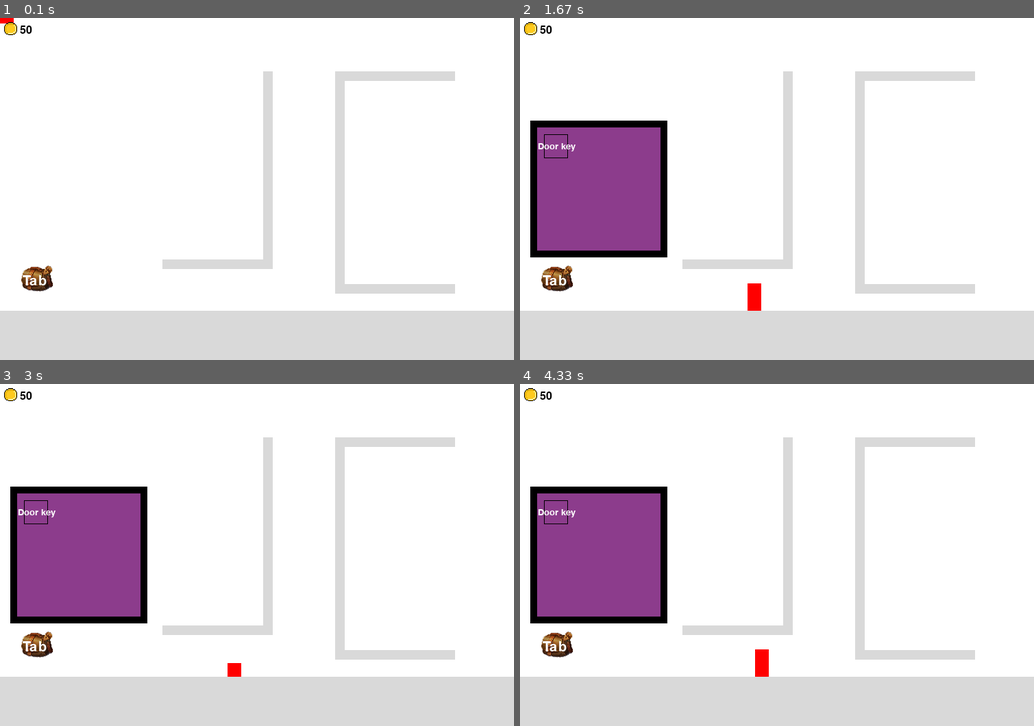
Above: before the commit, frames 1-4 (two rows, left to right).
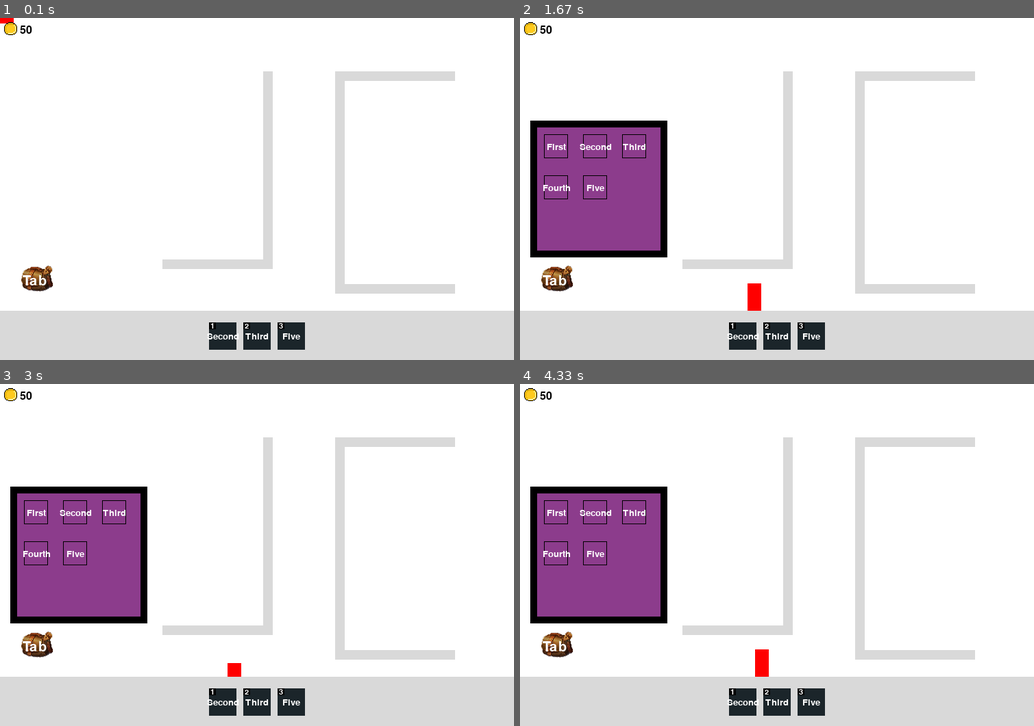
Above: after the commit, the same moments.

Repository: Somadevv/PygameThief
Game: pygame game, started from main.py
The game is run twice, just before and just after one commit, with the same random seed, the same clock (stepped at 60 frames per second) and the same inputs.
Inputs:
- Up to frame 1 (0.1 s): no input
- Up to frame 2 (1.67 s): hold 1 0.33-0.8 s; hold D 0.33-0.8 s; hold Tab 0.83-1.3 s; hold D 0.83-1.3 s; hold D from 1.33 s (still down)
- Up to frame 3 (3 s): release D at 1.8 s; hold D 1.83-2.3 s; hold A 2.33-2.87 s; hold S from 2.9 s (still down)
- Up to frame 4 (4.33 s): release S at 3.2 s; hold A 3.23-3.63 s; hold D 3.67-4.3 s

The runs differ from the first frame. In frame 1, 1.3% of the frame differs, in the area x 40-60%, y 89-97%; in frame 2, 1.7%, in the area x 3-60%, y 34-97%; in frame 3, 1.7%; in frame 4, 1.7%.

Commit message:
Codebase refactor

Diff:
--- a/main.py
+++ b/main.py
@@ -1,16 +1,15 @@
 import pygame
 from scripts.world import World
-from scripts.worldGenerator import WorldGenerator
+from scripts.world_generator import WorldGenerator
 from scripts.controller import Controller
 from scripts.player import Player
 from scripts.inventory import Inventory
-from scripts.shophandler import Shop, Button
-
+from scripts.shop_handler import Shop, Button
+from enum import Enum, auto
+from scripts.load_file import load_file
 # Initialise pygame
 pygame.init()
 
-
-# Draw Screen
 SCREEN_WIDTH, SCREEN_HEIGHT = 750, 500
 CANVAS = pygame.Surface((SCREEN_WIDTH, SCREEN_HEIGHT))
 GAME_WINDOW = pygame.display.set_mode((SCREEN_WIDTH, SCREEN_HEIGHT))
@@ -30,14 +29,14 @@
 # Assign Variables to Imports
 generateWorld = WorldGenerator()
 worldGeneration = World
-playerInventory = Inventory()
+playerInventory = Inventory(GAME_WINDOW)
 playerControls = Controller()
 # Get Player Inventory on load
-shopHandler = Shop()
-shopHandlerButton = Button()
+shopHandler = Shop(GAME_WINDOW)
+shopHandlerButton = Button(GAME_WINDOW)
 
 
-playerInventory.load()
+# playerInventory.load()
 shopHandlerButton.button_rects()
 
 
@@ -68,7 +67,8 @@
     playerInstance.draw(CANVAS)
 
     # Draw Player inventory bag
-    playerInventory.initialize(GAME_WINDOW)
-    shopHandler.initialize(GAME_WINDOW)
+
+    shopHandler.initialize()
+    playerInventory.initialize()
 
     pygame.display.update()
--- a/scripts/controller.py
+++ b/scripts/controller.py
@@ -1,6 +1,6 @@
 import pygame
 import sys
-from scripts.loadFile import load_file
+from scripts.load_file import load_file
 
 shopItems = load_file('data/items.json')
 
@@ -37,11 +37,9 @@
             if event.type == pygame.KEYUP:
                 # Inventory
                 if event.key == pygame.K_1:
-                    Inventory.add_item(1)
-                    Inventory.delete_item(2)
+                    print("1 pressed")
                 if event.key == pygame.K_TAB:
-                    print("opened")
-                    Inventory.toggleInventory = not Inventory.toggleInventory
+                    Inventory.toggle_inventory = not Inventory.toggle_inventory
                 if event.key == pygame.K_g:
                     ShopHandler.toggleOpen = not ShopHandler.toggleOpen
                 if event.key == pygame.K_a:
--- /dev/null
+++ b/scripts/inventory copy.py
@@ -0,0 +1,97 @@
+import pygame
+from scripts.draw_text import DrawText
+from scripts.load_file import load_file
+
+
+class Inventory:
+
+    def __init__(self):
+        self.INVENTORY = {}
+        self.toggleInventory = False
+        self.gameItems = load_file('data/items.json')
+
+    def load(self):
+        print("Loaded player inventory...")
+
+        self.containerX = 15
+        self.containerY = 150
+        #  PARENT container
+        self.container = pygame.Rect(
+            self.containerX, self.containerY, 200, 200)
+        #  CHILD container
+        self.innerContainer = pygame.Rect(
+            self.containerX + 10, self.containerY + 10, 180, 180)
+        #  CLOSE
+        self.closeContainer = pygame.Rect(
+            self.containerX, self.containerY, 0, 0)
+
+    def update(self, surface):
+        origin = pygame.Rect(
+            self.containerX, self.containerY + 20, 20, 20)
+        if self.INVENTORY:
+            for i, item in enumerate(self.INVENTORY):
+                # Grid column spacing
+                y_offset = 60
+                xPos = self.containerX + 20 + (i % 3) * 57
+                yPos = origin.y + y_offset * (i // 3)
+                width = 35
+                height = 35
+                textSize = 13
+                textColor = (255, 255, 255)
+
+                pygame.draw.rect(surface, (0, 0, 0), pygame.Rect(
+                    xPos, yPos, width, height), 1)
+                DrawText(surface, self.INVENTORY[item]["name"], textSize, textColor,
+                         xPos + width / 2, yPos + height / 2)
+
+    def open(self, surface):
+        pygame.draw.rect(surface, (0, 0, 0), self.container)
+        pygame.draw.rect(surface, (140, 60, 140), self.innerContainer)
+        self.update(surface)
+
+    def close(self, surface):
+        pygame.draw.rect(surface, (0, 0, 0), self.closeContainer)
+
+    def add_item(self, itemId):
+        itemId = str(itemId)
+        if itemId in self.gameItems:
+            if itemId not in self.INVENTORY:
+                self.INVENTORY[itemId] = {
+                    "name": self.gameItems[itemId]["name"], "price": self.gameItems[itemId]["price"]}
+                print("Added", self.INVENTORY)
+            else:
+                print("Item already in inventory")
+        else:
+            print("No item with that ID exists", itemId)
+
+    def delete_item(self, itemId):
+        itemId = str(itemId)
+
+        if itemId not in self.INVENTORY:
+            print("No item found with that ID")
+        else:
+            self.INVENTORY.pop(itemId)
+
+    def draw_bag_to_window(self, surface):
+        bagWidth = 65
+        bagHeight = 65
+        bagXpos = 20
+        bagYpos = 350
+        bagIcon = pygame.image.load(
+            "assets/Images/bag.png").convert_alpha()
+        textSize = 20
+        image = pygame.transform.scale(
+            bagIcon, (bagWidth, bagHeight))
+        surface.blit(image, (bagXpos, bagYpos))
+        DrawText(surface, "Tab", textSize, (255, 255, 255),
+                 50, 385)
+
+    def initialize(self, surface):
+        self.draw_bag_to_window(surface)
+        # print(self.toggleInventory)
+
+        if self.toggleInventory:
+            # print("changed", self.toggleInventory)
+            self.open(surface)
+        else:
+            self.close(surface)
--- a/scripts/inventory.py
+++ b/scripts/inventory.py
@@ -1,41 +1,91 @@
 import pygame
-from scripts.drawText import DrawText
-from scripts.loadFile import load_file
+from scripts.draw_text import DrawText
+from scripts.load_file import load_file
 
 
 class Inventory:
-    _instance = None
+    def __init__(self, screen):
+        self.inventory = [{"name": "First", "price": 10, "active": False}, {"name": "Second", "price": 10, "active": True}, {
+            "name": "Third", "price": 10, "active": True}, {"name": "Fourth", "price": 10, "active": False}, {"name": "Five", "price": 10, "active": True}]
+        self.hotbar_inventory = []
+        self.toggle_inventory = False
+        self.screen = screen
 
-    def __new__(cls, *args, **kwargs):
-        if cls._instance is None:
-            cls._instance = super().__new__(cls)
-        return cls._instance
+        # Find all active items in inventory & append to hotbar inventory
+        for i in self.inventory:
+            if i["active"] == True:
+                self.hotbar_inventory.append(i)
 
-    def __init__(self):
-        self.INVENTORY = {}
-        self.toggleInventory = False
-        self.gameItems = load_file('data/items.json')
+    def set_active_item():
+        pass
 
-    def load(self):
-        print("Loaded player inventory...")
+    def draw_hotbar(self):
+        # Container
+        containerColor = (0, 0, 0)
+        containerWidth = 150
+        containerHeight = 50
+        containerXpos = (self.screen.get_width() / 2) - (containerWidth / 2)
+        containerYpos = self.screen.get_height() - 60
+        # pygame.draw.rect(self.screen, containerColor, pygame.Rect(
+        #     containerXpos, containerYpos, containerWidth, containerHeight))
 
+        # Hotbar items
+        origin = pygame.Rect(
+            containerXpos, containerYpos + 20, 20, 20)
+        for i, item in enumerate(self.hotbar_inventory):
+            color = (27, 37, 42)
+            width = containerWidth / 3 - 10
+            height = containerHeight - 10
+            yPos = containerYpos + 5
+            xPos = containerXpos + 5 + (i % 3) * 50
+            textSize = 13
+            textColor = (255, 255, 255)
+
+            # Item container
+            pygame.draw.rect(self.screen, color, pygame.Rect(
+                xPos, yPos, width, height))
+            # Item hotkey container
+            pygame.draw.rect(self.screen, (0, 0, 0), pygame.Rect(
+                xPos, yPos, 10, 10))
+            # Item hotkey text
+            DrawText(self.screen, str(i + 1), 11, (255, 255, 255),
+                     xPos + 5, yPos + 5)
+            DrawText(self.screen, self.hotbar_inventory[i]["name"], textSize, textColor,
+                     xPos + width / 2, yPos + height / 2)
+
+    def draw_bag_icon(self):
+        bagWidth = 65
+        bagHeight = 65
+        bagXpos = 20
+        bagYpos = 350
+        bagIcon = pygame.image.load(
+            "assets/Images/bag.png").convert_alpha()
+        textSize = 20
+        image = pygame.transform.scale(
+            bagIcon, (bagWidth, bagHeight))
+        self.screen.blit(image, (bagXpos, bagYpos))
+        DrawText(self.screen, "Tab", textSize, (255, 255, 255),
+                 50, 385)
+
+    def draw_inventory(self):
         self.containerX = 15
         self.containerY = 150
         #  PARENT container
-        self.container = pygame.Rect(
+        container = pygame.Rect(
             self.containerX, self.containerY, 200, 200)
         #  CHILD container
-        self.innerContainer = pygame.Rect(
+        innerContainer = pygame.Rect(
             self.containerX + 10, self.containerY + 10, 180, 180)
         #  CLOSE
-        self.closeContainer = pygame.Rect(
-            self.containerX, self.containerY, 0, 0)
+        # self.closeContainer = pygame.Rect(
+        #     containerX, containerY, 0, 0)
+        pygame.draw.rect(self.screen, (0, 0, 0), container)
+        pygame.draw.rect(self.screen, (140, 60, 140), innerContainer)
 
-    def update(self, surface):
-        origin = pygame.Rect(
-            self.containerX, self.containerY + 20, 20, 20)
-        if self.INVENTORY:
-            for i, item in enumerate(self.INVENTORY):
+        if self.inventory:
+            origin = pygame.Rect(
+                self.containerX, self.containerY + 20, 20, 20)
+            for i, item in enumerate(self.inventory):
                 # Grid column spacing
                 y_offset = 60
                 xPos = self.containerX + 20 + (i % 3) * 57
@@ -45,63 +95,20 @@
                 textSize = 13
                 textColor = (255, 255, 255)
 
-                pygame.draw.rect(surface, (0, 0, 0), pygame.Rect(
+                pygame.draw.rect(self.screen, (0, 0, 0), pygame.Rect(
                     xPos, yPos, width, height), 1)
-                DrawText(surface, self.INVENTORY[item]["name"], textSize, textColor,
+                DrawText(self.screen, self.inventory[i]["name"], textSize, textColor,
                          xPos + width / 2, yPos + height / 2)
 
-    def open(self, surface):
-        pygame.draw.rect(surface, (0, 0, 0), self.container)
-        pygame.draw.rect(surface, (140, 60, 140), self.innerContainer)
-        self.update(surface)
+    def add_to_inventory(self):
+        pass
 
-    def close(self, surface):
-        pygame.draw.rect(surface, (0, 0, 0), self.closeContainer)
+    def remove_from_inventory(self):
+        pass
 
-    def add_item(self, itemId):
-        itemId = str(itemId)
-        if itemId in self.gameItems:
-            if itemId not in self.INVENTORY:
-                self.INVENTORY[itemId] = {
-                    "name": self.gameItems[itemId]["name"], "price": self.gameItems[itemId]["price"]}
-                print("Added", self.INVENTORY)
-            else:
-                print("Item already in inventory")
-        else:
-            print("No item with that ID exists", itemId)
+    def initialize(self):
+        self.draw_hotbar()
+        self.draw_bag_icon()
 
-    def delete_item(self, itemId):
-        itemId = str(itemId)
-
-        if itemId not in self.INVENTORY:
-            print("No item found with that ID")
-        else:
-            self.INVENTORY.pop(itemId)
-
-    def pick_up_item(self, item):
-        if item in self.INVENTORY:
-            print("Duplicate item found")
-
-    def draw_bag_to_window(self, surface):
-        bagWidth = 65
-        bagHeight = 65
-        bagXpos = 20
-        bagYpos = 350
-        bagIcon = pygame.image.load(
-            "assets/Images/bag.png").convert_alpha()
-        textSize = 20
-        image = pygame.transform.scale(
-            bagIcon, (bagWidth, bagHeight))
-        surface.blit(image, (bagXpos, bagYpos))
-        DrawText(surface, "Tab", textSize, (255, 255, 255),
-                 50, 385)
-
-    def initialize(self, surface):
-        self.draw_bag_to_window(surface)
-        # print(self.toggleInventory)
-
-        if self.toggleInventory:
-            # print("changed", self.toggleInventory)
-            self.open(surface)
-        else:
-            self.close(surface)
+        if self.toggle_inventory:
+            self.draw_inventory()
--- a/scripts/player.py
+++ b/scripts/player.py
@@ -1,5 +1,5 @@
 import pygame
-from scripts.drawText import DrawText
+from scripts.draw_text import DrawText
 
 
 class Player:
--- a/scripts/shophandler.py
+++ b/scripts/shop_handler.py
@@ -1,10 +1,10 @@
 from typing import List
 import pygame
-from scripts.loadFile import load_file
+from scripts.load_file import load_file
 from scripts.inventory import Inventory
 
 shopItems = load_file('data/items.json')
-playerInventory = Inventory()
+# playerInventory = Inventory()
 
 
 class Button:
@@ -16,13 +16,14 @@
             cls._instance = super().__new__(cls)
         return cls._instance
 
-    def __init__(self):
-        self.buttons: List[Button()] = []
+    def __init__(self, screen):
+        self.buttons: List[Button(screen)] = []
         self.base_pos = pygame.Vector2(750 / 1 - 230, 150)
         self.width = 35
         self.height = 35
         self.x_offset = self.width * 1.75
         self.y_offset = self.height * 1.75
+        self.screen = screen
 
     def button_rects(self):
 
@@ -39,30 +40,30 @@
 
 
 class Shop:
-    # Buy, Sell, Standard/Special Items (tabs?)
-    _instance = None
+    # _instance = None
 
-    def __new__(cls, *args, **kwargs):
-        if cls._instance is None:
-            cls._instance = super().__new__(cls)
-        return cls._instance
+    # def __new__(cls, *args, **kwargs):
+    #     if cls._instance is None:
+    #         cls._instance = super().__new__(cls)
+    #     return cls._instance
 
-    def __init__(self):
-        self.button = Button()
+    def __init__(self, screen):
+        self.button = Button(screen)
         self.toggleOpen = False
         self.pressed = False
         self.isCollided = False
+        self.screen = screen
 
-    def open(self, screen):
-        self.containerWidth = screen.get_width() / 3
-        self.containerHeight = screen.get_height() / 2.1
+    def open(self):
+        self.containerWidth = self.screen.get_width() / 3
+        self.containerHeight = self.screen.get_height() / 2.1
         # self.containerX = self.containerWidth - self.containerWidth / 2
-        self.containerX = screen.get_width() - self.containerWidth - 30
+        self.containerX = self.screen.get_width() - self.containerWidth - 30
         self.containerY = self.containerHeight - self.containerHeight / 2
         self.containerColor = (0, 0, 0)
 
-        pygame.draw.rect(screen, self.containerColor, pygame.Rect(self.containerX, self.containerY,
-                                                                  self.containerWidth, self.containerHeight))
+        pygame.draw.rect(self.screen, self.containerColor, pygame.Rect(self.containerX, self.containerY,
+                                                                       self.containerWidth, self.containerHeight))
 
     def close_inv(self):
         self.toggleOpen = False
@@ -75,10 +76,10 @@
     def shop_sell(self, itemId):
         pass
 
-    def initialize(self, screen):
+    def initialize(self):
 
         if self.toggleOpen:
-            self.open(screen)
-            self.button.render_buttons(screen)
+            self.open()
+            self.button.render_buttons(self.screen)
         else:
             self.close_inv()
Empty file added: engine.py
Empty file added: potion.py
Renamed: scripts/drawText.py -> scripts/draw_text.py
Renamed: scripts/loadFile.py -> scripts/load_file.py
Renamed: scripts/worldGenerator.py -> scripts/world_generator.py
